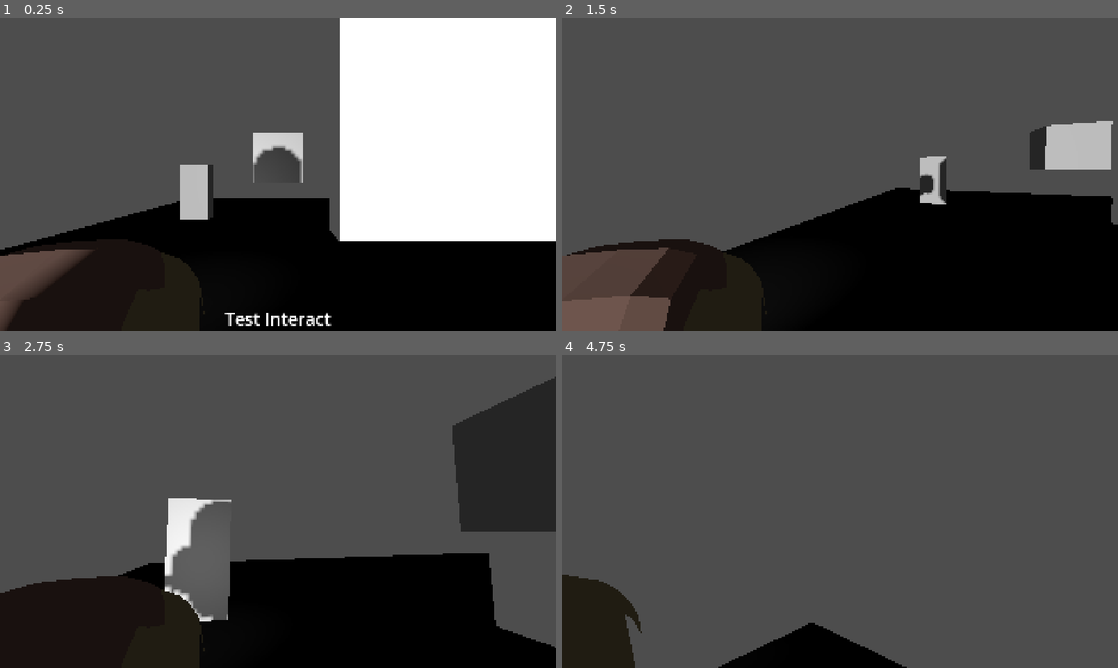
Above: before the commit, frames 1-4 (two rows, left to right).
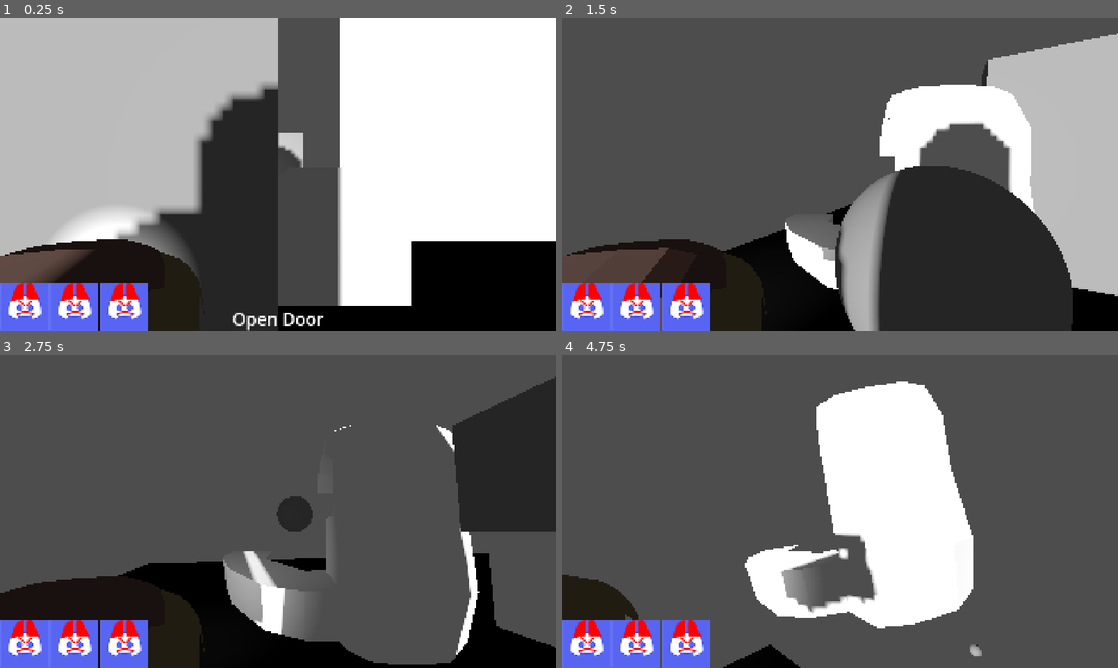
Above: after the commit, the same moments.

Repository: olinolinolinolin/f-n-a-k-five-nights-at-kecks
Game: Godot game, scene res://TestHub2.tscn
Two runs of this game, one before a commit and one after it. Both use one fixed random seed, a clock stepped at 60 frames per second and the inputs below. This scene is started directly instead of the project's main scene.
Inputs (mouse positions are in pixels of both pictures, inside the frame that each line leads up to):
- Up to frame 1 (0.25 s): no input
- Up to frame 2 (1.5 s): tap Enter (ui_accept) at 0.5, 0.77 s; move the mouse to (962, 158) at 0.52 s; hold D (move_right) 0.53-1.28 s; tap E (Interact) at 0.6 s; click (962, 158) at 0.67 s; tap Mouse wheel down (InvDown, bound only after the commit) at 0.8, 1.35 s; move the mouse to (812, 174) at 1.27 s; hold W (move_forward) from 1.28 s (still down); click (812, 174) at 1.42 s
- Up to frame 3 (2.75 s): keep holding W (move_forward); tap Enter (ui_accept) at 1.52 s; tap Mouse wheel up (InvUp, bound only after the commit) at 1.55, 2.1 s; move the mouse to (289, 505) at 2.02 s; click (289, 505) at 2.3 s
- Up to frame 4 (4.75 s): keep holding W (move_forward); move the mouse to (834, 517) at 2.77 s; click (834, 517) at 2.85 s; tap Enter (ui_accept) at 3.02, 3.77, 4.52 s; tap E (Interact) at 3.05, 3.6 s; move the mouse to (878, 514) at 3.52 s; click (878, 514) at 3.67 s; tap Mouse wheel down (InvDown, bound only after the commit) at 3.8 s; move the mouse to (795, 508) at 4.27 s; tap Q (NickFlash) at 4.35 s; click (795, 508) at 4.42 s; tap Mouse wheel up (InvUp, bound only after the commit) at 4.55 s

The runs differ from the first frame. In frame 1, 50% of the frame differs, in the area x 0-74%, y 0-100%; in frame 2, 40%; in frame 3, 20%; in frame 4, 25%.

Commit message:
added an inventory system and fixed bugs
fixed camera and movement
added more interactabes
added item use

Diff:
--- a/TestHub2.tscn
+++ b/TestHub2.tscn
@@ -3,6 +3,7 @@
 [ext_resource type="PackedScene" uid="uid://cchgqcxq8u8ei" path="res://scenes/playerfnak2/player_fnak_2.tscn" id="1_l76dh"]
 [ext_resource type="PackedScene" uid="uid://gma6h1a3o5by" path="res://scenes/interactables/test_interactable.tscn" id="2_jvth5"]
 [ext_resource type="PackedScene" uid="uid://c0np2s0irbbr7" path="res://scenes/interactables/door.tscn" id="3_viq7g"]
+[ext_resource type="PackedScene" uid="uid://bi42ptl2lln1n" path="res://scenes/enemies/Dummy.tscn" id="4_eii1q"]
 
 [sub_resource type="StandardMaterial3D" id="StandardMaterial3D_jvth5"]
 albedo_color = Color(0, 0, 0, 1)
@@ -32,9 +33,12 @@
 shadow_enabled = true
 
 [node name="Door" parent="." unique_id=807698237 instance=ExtResource("3_viq7g")]
-transform = Transform3D(1, 0, 0, 0, 1, 0, 0, 0, 1, -10, 2, -3)
+transform = Transform3D(1, 0, 0, 0, 1, 0, 0, 0, 1, -9, 1.5, 3)
 
 [node name="CSGBox3D2" type="CSGBox3D" parent="." unique_id=1933310501]
 transform = Transform3D(1, 0, 0, 0, 1, 0, 0, 0, 1, 0, 4.5, -1)
 size = Vector3(11, 6, 1)
 material = SubResource("StandardMaterial3D_viq7g")
+
+[node name="Dummy" parent="." unique_id=1920256388 instance=ExtResource("4_eii1q")]
+transform = Transform3D(1, 0, 0, 0, 1, 0, 0, 0, 1, 1, 3, 4)
--- /dev/null
+++ b/assets/customresources/Item.gd
@@ -0,0 +1,7 @@
+extends Resource
+class_name Item
+
+@export var model : PackedScene
+@export var position : Vector3
+@export var rotation : Vector3
+@export var function : String
--- /dev/null
+++ b/assets/items/FloppyDisk.tres
@@ -0,0 +1,12 @@
+[gd_resource type="Resource" script_class="Item" format=3 uid="uid://do3lrdeudlhqd"]
+
+[ext_resource type="PackedScene" uid="uid://ctu31kooo2080" path="res://assets/models/floppy_disksizedbetter.tscn" id="1_5jj30"]
+[ext_resource type="Script" uid="uid://cjikoacyfclgn" path="res://assets/customresources/Item.gd" id="1_mynm1"]
+
+[resource]
+script = ExtResource("1_mynm1")
+model = ExtResource("1_5jj30")
+position = Vector3(0, 0.25719047, -1)
+rotation = Vector3(0, 1.5707964, 0)
+function = "UseFloppyDisk"
+metadata/_custom_type_script = "uid://cjikoacyfclgn"
--- /dev/null
+++ b/assets/items/Rock.tres
@@ -0,0 +1,12 @@
+[gd_resource type="Resource" script_class="Item" format=3 uid="uid://cwbttycrj5tx7"]
+
+[ext_resource type="Script" uid="uid://cjikoacyfclgn" path="res://assets/customresources/Item.gd" id="1_0cglc"]
+[ext_resource type="PackedScene" uid="uid://xa0wny217frs" path="res://assets/models/Hand.glb" id="1_dewcg"]
+
+[resource]
+script = ExtResource("1_0cglc")
+model = ExtResource("1_dewcg")
+position = Vector3(1, 0, -6)
+rotation = Vector3(0, -1.5707964, 0)
+function = "UseRock"
+metadata/_custom_type_script = "uid://cjikoacyfclgn"
--- /dev/null
+++ b/assets/models/floppy_disksizedbetter.tscn
@@ -0,0 +1,6 @@
+[gd_scene format=3 uid="uid://ctu31kooo2080"]
+
+[ext_resource type="PackedScene" uid="uid://dewfi68j8rtwy" path="res://assets/models/FloppyDisk.glb" id="1_lydsq"]
+
+[node name="FloppyDisk" unique_id=1163671581 instance=ExtResource("1_lydsq")]
+transform = Transform3D(0.5, 0, 0, 0, 0.5, 0, 0, 0, 0.5, 0, 0, 0)
--- /dev/null
+++ b/assets/models/thrown_rock.gd
@@ -0,0 +1,24 @@
+extends RigidBody3D
+
+
+# Called when the node enters the scene tree for the first time.
+func _ready() -> void:
+	pass # Replace with function body.
+
+
+# Called every frame. 'delta' is the elapsed time since the previous frame.
+func _process(delta: float) -> void:
+	pass
+
+
+
+func _on_rock_area_check_body_entered(body: Node3D) -> void:
+	if body.is_in_group("Enemy"):
+		var parent = body.get_parent()
+		if parent.has_method("stun"):
+			parent.stun()
+			queue_free()
+
+
+func _on_timer_timeout() -> void:
+	queue_free()
--- /dev/null
+++ b/assets/models/thrown_rock.tscn
@@ -0,0 +1,28 @@
+[gd_scene format=3 uid="uid://ba3cxkbb1ta30"]
+
+[ext_resource type="Script" uid="uid://c00itbcl7o73k" path="res://assets/models/thrown_rock.gd" id="1_4qknu"]
+
+[sub_resource type="SphereShape3D" id="SphereShape3D_l51pa"]
+
+[sub_resource type="SphereMesh" id="SphereMesh_4qknu"]
+
+[node name="ThrownRock" type="RigidBody3D" unique_id=663539345]
+script = ExtResource("1_4qknu")
+
+[node name="RockCollison" type="CollisionShape3D" parent="." unique_id=1602674508]
+shape = SubResource("SphereShape3D_l51pa")
+
+[node name="RockMesh" type="MeshInstance3D" parent="." unique_id=1341044127]
+mesh = SubResource("SphereMesh_4qknu")
+
+[node name="RockAreaCheck" type="Area3D" parent="." unique_id=1098713733]
+
+[node name="RockCollison" type="CollisionShape3D" parent="RockAreaCheck" unique_id=544156296]
+shape = SubResource("SphereShape3D_l51pa")
+
+[node name="Timer" type="Timer" parent="." unique_id=1145500507]
+wait_time = 6.0
+autostart = true
+
+[connection signal="body_entered" from="RockAreaCheck" to="." method="_on_rock_area_check_body_entered"]
+[connection signal="timeout" from="Timer" to="." method="_on_timer_timeout"]
--- a/playerfnak1.gd
+++ b/playerfnak1.gd
@@ -27,18 +27,13 @@
 
 
 
-	if Input.get_connected_joypads().size() > 0 and hiding == false:
-		if Input.is_action_pressed("joystickleft"):
-			camera.rotate_y(1 * delta)
-		if Input.is_action_pressed("joystickright"):
-			camera.rotate_y(-1 * delta)
-		if Input.is_action_pressed("joystickup"):
-			camera.rotate_x(-1* delta)
-		if Input.is_action_pressed("joystickdown"):
-			camera.rotate_x(1 * delta)
+	var axis_vector = Input.get_vector("joystickleft","joystickright","joystickup","joystickdown")
+	if axis_vector.length() >= 0.2:
+		rotate_y(deg_to_rad(-axis_vector.x * 1.5))
+		camera.rotate_x(deg_to_rad(axis_vector.y * 1.5))
+		camera.rotation.x = clamp(camera.rotation.x, deg_to_rad(-60), deg_to_rad(60))
 
-	camera.rotation.x = clamp(camera.rotation.x, deg_to_rad(-30), deg_to_rad(30))
-	camera.rotation.z = clamp(camera.rotation.z,deg_to_rad(0),deg_to_rad(0))
+
 
 
 	if Input.is_action_just_pressed("phone") and hiding == false:
--- a/project.godot
+++ b/project.godot
@@ -156,6 +156,24 @@
 "events": [Object(InputEventKey,"resource_local_to_scene":false,"resource_name":"","device":-1,"window_id":0,"alt_press …(192 unchanged characters)…
 ]
 }
+InvUp={
+"deadzone": 0.2,
+"events": [Object(InputEventMouseButton,"resource_local_to_scene":false,"resource_name":"","device":-1,"window_id":0,"alt_pressed":false,"shift_pressed":false,"ctrl_pressed":false,"meta_pressed":false,"button_mask":0,"position":Vector2(0, 0),"global_position":Vector2(0, 0),"factor":1.0,"button_index":4,"canceled":false,"pressed":false,"double_click":false,"script":null)
+, Object(InputEventJoypadButton,"resource_local_to_scene":false,"resource_name":"","device":-1,"button_index":11,"pressure":0.0,"pressed":true,"script":null)
+]
+}
+InvDown={
+"deadzone": 0.2,
+"events": [Object(InputEventMouseButton,"resource_local_to_scene":false,"resource_name":"","device":-1,"window_id":0,"alt_pressed":false,"shift_pressed":false,"ctrl_pressed":false,"meta_pressed":false,"button_mask":0,"position":Vector2(0, 0),"global_position":Vector2(0, 0),"factor":1.0,"button_index":5,"canceled":false,"pressed":false,"double_click":false,"script":null)
+, Object(InputEventJoypadButton,"resource_local_to_scene":false,"resource_name":"","device":-1,"button_index":12,"pressure":0.0,"pressed":true,"script":null)
+]
+}
+UseHeldItem={
+"deadzone": 0.2,
+"events": [Object(InputEventJoypadMotion,"resource_local_to_scene":false,"resource_name":"","device":-1,"axis":5,"axis_value":1.0,"script":null)
+, Object(InputEventMouseButton,"resource_local_to_scene":false,"resource_name":"","device":-1,"window_id":0,"alt_pressed":false,"shift_pressed":false,"ctrl_pressed":false,"meta_pressed":false,"button_mask":0,"position":Vector2(0, 0),"global_position":Vector2(0, 0),"factor":1.0,"button_index":1,"canceled":false,"pressed":false,"double_click":false,"script":null)
+]
+}
 
 [physics]
 
--- /dev/null
+++ b/scenes/enemies/Dummy.tscn
@@ -0,0 +1,18 @@
+[gd_scene format=3 uid="uid://bi42ptl2lln1n"]
+
+[ext_resource type="Script" uid="uid://c1fhwc2ph0xjr" path="res://scenes/enemies/dummy.gd" id="1_keykn"]
+
+[sub_resource type="CapsuleShape3D" id="CapsuleShape3D_eutx7"]
+
+[sub_resource type="CapsuleMesh" id="CapsuleMesh_keykn"]
+
+[node name="Dummy" type="Node3D" unique_id=1920256388]
+script = ExtResource("1_keykn")
+
+[node name="CharacterBody3D" type="CharacterBody3D" parent="." unique_id=1487913052 groups=["Enemy"]]
+
+[node name="CollisionShape3D" type="CollisionShape3D" parent="CharacterBody3D" unique_id=1565356651]
+shape = SubResource("CapsuleShape3D_eutx7")
+
+[node name="MeshInstance3D" type="MeshInstance3D" parent="CharacterBody3D" unique_id=994517706]
+mesh = SubResource("CapsuleMesh_keykn")
--- /dev/null
+++ b/scenes/enemies/dummy.gd
@@ -0,0 +1,15 @@
+extends Node3D
+
+
+# Called when the node enters the scene tree for the first time.
+func _ready() -> void:
+	pass # Replace with function body.
+
+
+# Called every frame. 'delta' is the elapsed time since the previous frame.
+func _process(delta: float) -> void:
+	pass
+
+
+func stun():
+	queue_free()
--- /dev/null
+++ b/scenes/interactables/Door.gd
@@ -0,0 +1,21 @@
+extends Node3D
+@export var AnimPlayer: AnimationPlayer
+var Open = false
+
+# Called when the node enters the scene tree for the first time.
+func _ready() -> void:
+	pass # Replace with function body.
+
+
+# Called every frame. 'delta' is the elapsed time since the previous frame.
+func _process(delta: float) -> void:
+	pass
+
+
+func _on_interact_interact_function() -> void:
+	if Open == false:
+		AnimPlayer.play("OpenDoor")
+		Open = true
+	else:
+		AnimPlayer.play_backwards("OpenDoor")
+		Open = false
--- a/scenes/interactables/door.tscn
+++ b/scenes/interactables/door.tscn
@@ -1,24 +1,59 @@
 [gd_scene format=3 uid="uid://c0np2s0irbbr7"]
 
+[ext_resource type="Script" uid="uid://b7ha05ftn4jww" path="res://scenes/interactables/Door.gd" id="1_fnoyy"]
 [ext_resource type="PackedScene" uid="uid://xtsbjnu1pa40" path="res://scenes/interactables/interact.tscn" id="1_qq3h0"]
 
 [sub_resource type="BoxShape3D" id="BoxShape3D_v6xrn"]
-size = Vector3(1, 2, 0.5)
+size = Vector3(2, 3, 0.5)
 
 [sub_resource type="BoxMesh" id="BoxMesh_0phs7"]
-size = Vector3(1, 2, 0.5)
+size = Vector3(2, 3, 0.5)
 
-[node name="Door" type="Node3D" unique_id=807698237]
+[sub_resource type="Animation" id="Animation_qq3h0"]
+resource_name = "OpenDoor"
+length = 0.75
+tracks/0/type = "rotation_3d"
+tracks/0/imported = false
+tracks/0/enabled = true
+tracks/0/path = NodePath(".")
+tracks/0/interp = 1
+tracks/0/loop_wrap = true
+tracks/0/keys = PackedFloat32Array(0, 1, 0, 0, 0, 1, 0.75, 1, 0, 0.707107, 0, 0.707107)
+
+[sub_resource type="Animation" id="Animation_fnoyy"]
+length = 0.001
+tracks/0/type = "rotation_3d"
+tracks/0/imported = false
+tracks/0/enabled = true
+tracks/0/path = NodePath(".")
+tracks/0/interp = 1
+tracks/0/loop_wrap = true
+tracks/0/keys = PackedFloat32Array(0, 1, 0, 0, 0, 1)
+
+[sub_resource type="AnimationLibrary" id="AnimationLibrary_xetrc"]
+_data = {
+&"OpenDoor": SubResource("Animation_qq3h0"),
+&"RESET": SubResource("Animation_fnoyy")
+}
+
+[node name="Door" type="Node3D" unique_id=807698237 node_paths=PackedStringArray("AnimPlayer")]
+script = ExtResource("1_fnoyy")
+AnimPlayer = NodePath("AnimationPlayer")
 
 [node name="DoorBody" type="StaticBody3D" parent="." unique_id=178693223]
 
 [node name="CollisionShape3D" type="CollisionShape3D" parent="DoorBody" unique_id=1335056522]
-transform = Transform3D(1, 0, 0, 0, 1, 0, 0, 0, 1, 0, 0.5, 0)
+transform = Transform3D(1, 0, 0, 0, 1, 0, 0, 0, 1, 1, 1.5, 0)
 shape = SubResource("BoxShape3D_v6xrn")
 
 [node name="MeshInstance3D" type="MeshInstance3D" parent="DoorBody" unique_id=993392697]
-transform = Transform3D(1, 0, 0, 0, 1, 0, 0, 0, 1, 0, 0.5, 0)
+transform = Transform3D(1, 0, 0, 0, 1, 0, 0, 0, 1, 1, 1.5, 0)
 mesh = SubResource("BoxMesh_0phs7")
 
 [node name="Interact" parent="DoorBody" unique_id=931876195 instance=ExtResource("1_qq3h0")]
 InteractText = "Open Door"
+
+[node name="AnimationPlayer" type="AnimationPlayer" parent="." unique_id=1450044093]
+libraries/ = SubResource("AnimationLibrary_xetrc")
+
+[connection signal="InteractFunction" from="DoorBody/Interact" to="." method="_on_interact_interact_function"]
--- a/scenes/playerfnak2/PlayerMovement.gd
+++ b/scenes/playerfnak2/PlayerMovement.gd
@@ -9,6 +9,10 @@
 
 
 func _input(event: InputEvent) -> void:
+
+
+
+
 	if event is InputEventMouseButton:
 		Input.mouse_mode = Input.MOUSE_MODE_CAPTURED
 	elif event.is_action_pressed("ui_cancel"):
@@ -23,6 +27,13 @@
 		PlayerCam.rotation.x = clamp(PlayerCam.rotation.x, deg_to_rad(-60), deg_to_rad(60))
 
 func _physics_process(delta: float) -> void:
+
+	var axis_vector = Input.get_vector("joystickleft","joystickright","joystickup","joystickdown")
+	if axis_vector.length() >= 0.2:
+		rotate_y(deg_to_rad(-axis_vector.x * 1.5))
+		PlayerCam.rotate_x(deg_to_rad(-axis_vector.y * 1.5))
+		PlayerCam.rotation.x = clamp(PlayerCam.rotation.x, deg_to_rad(-60), deg_to_rad(60))
+
 
 	if not is_on_floor():
 		velocity.y -= gravity * delta
--- a/scenes/playerfnak2/player_fnak_2.gd
+++ b/scenes/playerfnak2/player_fnak_2.gd
@@ -2,12 +2,16 @@
 const JumpVelocity = 4.5
 const Speed = 5.0
 
+var ThrownRock = preload("res://assets/models/thrown_rock.tscn")
+
 @export var InteractionRay: RayCast3D
 @export var InteractText: Label
+@export var InventoryArray: Array[Item] = []
+@export var HeldItem : Item
+var InventoryIndex := 0
 # Called when the node enters the scene tree for the first time.
 func _ready() -> void:
-	pass
-
+	showhelditem()
 
 # Called every frame. 'delta' is the elapsed time since the previous frame.
 func _process(delta: float) -> void:
@@ -21,19 +25,60 @@
 		InteractText.text = " "
 
 
-
+func InvetoryScroll():
+	if Input.is_action_just_released("InvDown"):
+		InventoryIndex = wrap(InventoryIndex-1, 0, InventoryArray.size())
+		showhelditem()
+	if Input.is_action_just_released("InvUp"):
+		InventoryIndex = wrap(InventoryIndex+1, 0, InventoryArray.size())
+		showhelditem()
 func setinteracttext(senttext):
 	InteractText.text = senttext
 
 func _input(event: InputEvent) -> void:
 	if Input.is_action_just_pressed("Interact"):
 		trytointeract()
+	InvetoryScroll()
+	if Input.is_action_just_pressed("UseHeldItem"):
+		self.call(HeldItem.function)
 
 func trytointeract():
 	if InteractionRay.get_collider() != null:
 		var InteractedObject = InteractionRay.get_collider()
-		print(InteractedObject)
+		print("Interacting With ", InteractedObject)
 		if InteractedObject.get_children() != null:
 			for child in InteractedObject.get_children():
 				if child.has_method("Interact"):
 					child.Interact()
+
+
+func showhelditem():
+	HeldItem = InventoryArray[InventoryIndex]
+
+	if $PlayerBody/PlayerHead/PlayerCamera/HeadController/RightHand.get_children().size() > 0:
+		for i in $PlayerBody/PlayerHead/PlayerCamera/HeadController/RightHand.get_children():
+			$PlayerBody/PlayerHead/PlayerCamera/HeadController/RightHand.remove_child(i)
+
+	var item_model = HeldItem.model.instantiate()
+	$PlayerBody/PlayerHead/PlayerCamera/HeadController/RightHand.add_child(item_model)
+
+	item_model.position = HeldItem.position
+	item_model.rotation = HeldItem.rotation
+
+
+
+func UseRock():
+	print("rockin it")
+	var UsedRock = ThrownRock.instantiate()
+	UsedRock.position = $PlayerBody/PlayerHead/PlayerCamera/HeadController/RightHand.global_position
+	get_tree().current_scene.add_child(UsedRock)
+
+	var force = -18
+	var upDirection = 3.5
+
+	var playerRotation = $PlayerBody/PlayerHead.global_transform.basis.z.normalized()
+
+	UsedRock.apply_central_impulse(playerRotation * force + Vector3(0, upDirection, 0))
+
+func UseFloppyDisk():
+	print("floppin it")
--- a/scenes/playerfnak2/player_fnak_2.tscn
+++ b/scenes/playerfnak2/player_fnak_2.tscn
@@ -1,9 +1,13 @@
 [gd_scene format=3 uid="uid://cchgqcxq8u8ei"]
 
 [ext_resource type="Script" uid="uid://okyima0imvfj" path="res://scenes/playerfnak2/player_fnak_2.gd" id="1_kaew5"]
+[ext_resource type="Script" uid="uid://cjikoacyfclgn" path="res://assets/customresources/Item.gd" id="2_2ocrr"]
+[ext_resource type="Resource" uid="uid://do3lrdeudlhqd" path="res://assets/items/FloppyDisk.tres" id="2_3cldu"]
 [ext_resource type="Script" uid="uid://dqakj5df5fd28" path="res://scenes/playerfnak2/PlayerMovement.gd" id="2_n5pto"]
 [ext_resource type="PackedScene" uid="uid://cu8qyrxls10mc" path="res://assets/models/nick_head_test.tscn" id="3_1drsx"]
 [ext_resource type="PackedScene" uid="uid://xa0wny217frs" path="res://assets/models/Hand.glb" id="4_bekvq"]
+[ext_resource type="Resource" uid="uid://cwbttycrj5tx7" path="res://assets/items/Rock.tres" id="4_u6ahv"]
+[ext_resource type="Texture2D" uid="uid://b1ywwqcbwcp88" path="res://assets/sprites/evilcord.png" id="5_spu38"]
 
 [sub_resource type="CapsuleMesh" id="CapsuleMesh_biqx6"]
 
@@ -74,6 +78,8 @@
 script = ExtResource("1_kaew5")
 InteractionRay = NodePath("PlayerBody/PlayerHead/PlayerCamera/PlayerRaycast")
 InteractText = NodePath("PlayerUI/InteractLabel")
+InventoryArray = Array[ExtResource("2_2ocrr")]([ExtResource("2_3cldu"), ExtResource("4_u6ahv")])
+HeldItem = ExtResource("2_3cldu")
 
 [node name="PlayerBody" type="CharacterBody3D" parent="." unique_id=889288442 node_paths=PackedStringArray("PlayerHead", "PlayerCam", "HeadAnimPlayer")]
 script = ExtResource("2_n5pto")
@@ -97,7 +103,7 @@
 target_position = Vector3(0, 0, -5)
 
 [node name="HeadController" type="MeshInstance3D" parent="PlayerBody/PlayerHead/PlayerCamera" unique_id=484895939]
-transform = Transform3D(0.99999994, 0, 0, 0, 0.99999994, 0, 0, 0, 1, -1, -0.7062672, -0.7428367)
+transform = Transform3D(1, 0, 0, 0, 1, 0, 0, 0, 1, -1, -0.7062672, -0.7428367)
 
 [node name="NickHeadTest" parent="PlayerBody/PlayerHead/PlayerCamera/HeadController" unique_id=1244014209 instance=ExtResource("3_1drsx")]
 transform = Transform3D(-1.5298985e-08, 0, -0.35, 0, 0.35, 0, 0.35, 0, -1.5298985e-08, 0.23733449, 5.9604645e-08, -0.12318635)
@@ -115,6 +121,9 @@
 
 [node name="SpotLight3D" type="SpotLight3D" parent="PlayerBody/PlayerHead/PlayerCamera/HeadController" unique_id=514303589]
 light_cull_mask = 4294967293
+
+[node name="RightHand" type="Node3D" parent="PlayerBody/PlayerHead/PlayerCamera/HeadController" unique_id=2054007313]
+transform = Transform3D(1, 0, 0, 0, 1, 0, 0, 0, 1, 1.4719102, -0.00063854456, 0.2259475)
 
 [node name="PlayerUI" type="Control" parent="." unique_id=633964515]
 layout_mode = 3
@@ -140,4 +149,29 @@
 text = "dqdqqdqdqdqd"
 horizontal_alignment = 1
 
+[node name="HBoxContainer" type="HBoxContainer" parent="PlayerUI" unique_id=1389851127]
+layout_mode = 1
+anchors_preset = 2
+anchor_top = 1.0
+anchor_bottom = 1.0
+offset_top = -168.0
+offset_right = 516.0
+grow_vertical = 0
+alignment = 1
+
+[node name="TextureRect" type="TextureRect" parent="PlayerUI/HBoxContainer" unique_id=398966390]
+layout_mode = 2
+texture = ExtResource("5_spu38")
+expand_mode = 3
+
+[node name="TextureRect2" type="TextureRect" parent="PlayerUI/HBoxContainer" unique_id=971973804]
+layout_mode = 2
+texture = ExtResource("5_spu38")
+expand_mode = 3
+
+[node name="TextureRect3" type="TextureRect" parent="PlayerUI/HBoxContainer" unique_id=1310539104]
+layout_mode = 2
+texture = ExtResource("5_spu38")
+expand_mode = 3
+
 [editable path="PlayerBody/PlayerHead/PlayerCamera/HeadController/Hand2"]
Not shown, added: assets/customresources/Item.gd.uid
Binary file added: assets/models/FloppyDisk.glb
Not shown, added: assets/models/FloppyDisk.glb.import
Not shown, added: assets/models/thrown_rock.gd.uid
Not shown, added: scenes/enemies/dummy.gd.uid
Not shown, added: scenes/interactables/Door.gd.uid
